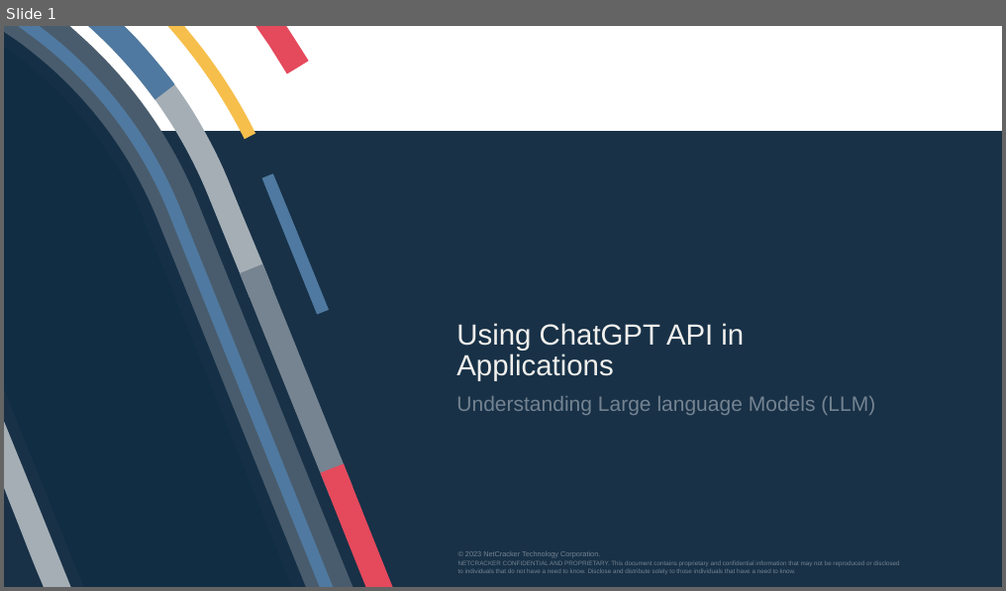
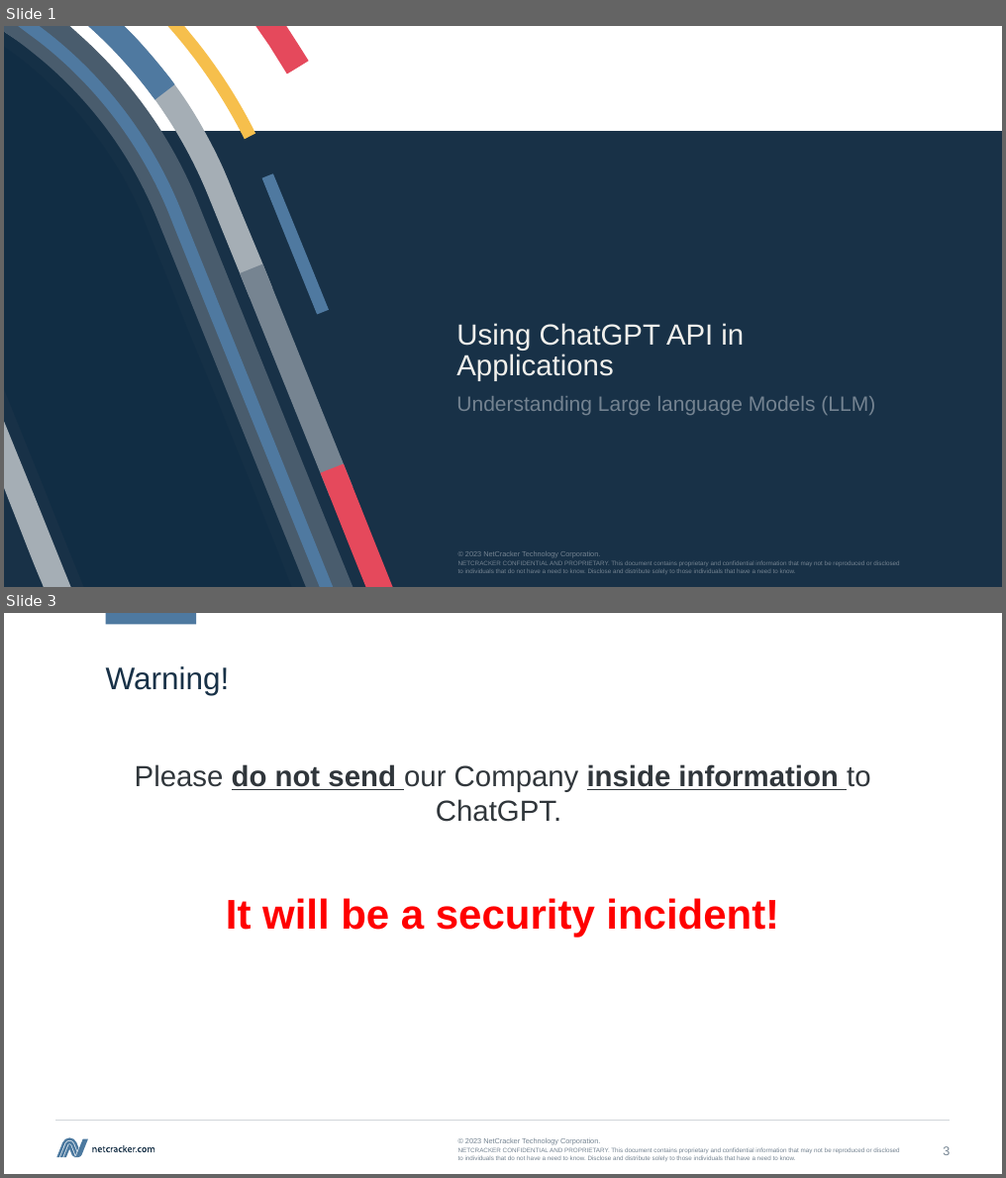
Before and after one commit to kvoloshenko/LLMT_01, a slide deck: TGNotebook/Docs/TGbotChatGPT_01_en.pptx. Shown one above the other, each under a label of ours: slide 1 before the commit, slides 1 and 3 after it; the slides between them are not shown. The pictures are 1006x591 and 1006x1178 pixels, drawn with LibreOffice and Linux fonts; fonts in the diff are those of the drawing; background and template pictures are left out. Boxes give left, top, right and bottom in pixels: in the first picture for what was removed or moved away, otherwise in the second. Text is boxed around its words. In the diff, an @@ line names an element or a change of style, - is before the commit and + after.

```diff
--- a/TGNotebook/Docs/TGbotChatGPT_01_en.pptx
+++ b/TGNotebook/Docs/TGbotChatGPT_01_en.pptx
@@ slide 3 added at (4,613,1002,1174), background #FFFFFF; not listed: 2 template elements that a slide beside it also shows @@
@@ title added at (106,666,230,695), 30 pt, text #183147 @@
+Warning!
@@ text added at (135,764,870,938), 28 pt, text #30363B, bold @@
+Please do not send our Сompany inside information to ChatGPT.
+It will be a security incident!
@@ line added from (55, 1121) to (950, 1121), #D1D6DA 1 pt @@
@@ group added at (56,1139,154,1158): 15 freeform shapes @@
@@ page number added at (943,1147,949,1156), 12 pt, text #748391 @@
+3
```
Also in this commit, not shown: 1 slide changed, 1 other slide added, 1 other file.
